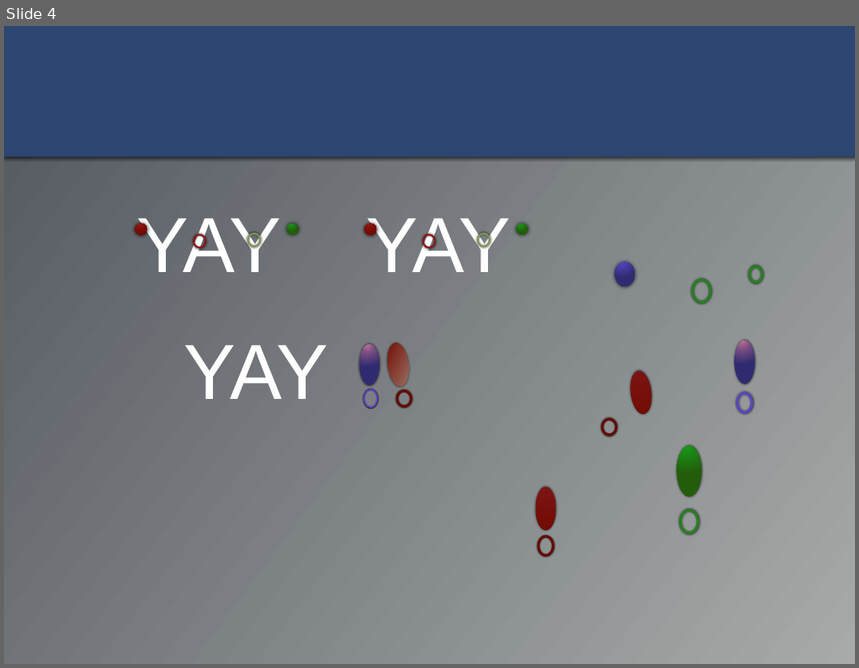
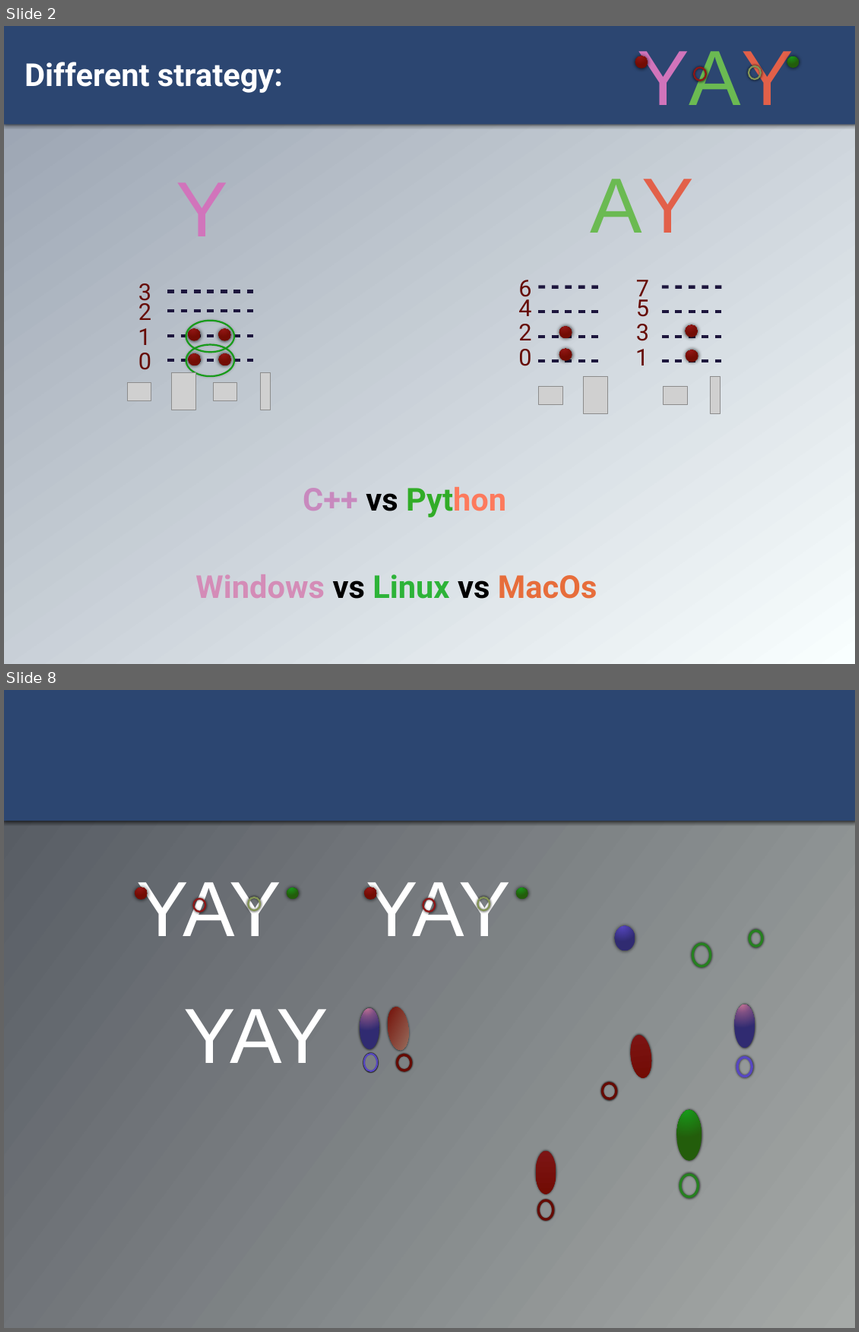
Before and after one commit to yuanzhuo/Talent2018, a slide deck: pre/pre_SM.pptx. Shown one above the other, each under a label of ours: slide 4 before the commit, slides 2 and 8 after it; the slides between them are not shown. The pictures are 859x668 and 859x1332 pixels, drawn with LibreOffice and Linux fonts; fonts in the diff are those of the drawing; grey boxes stand for pictures; background and template pictures are left out. Boxes give left, top, right and bottom in pixels: in the first picture for what was removed or moved away, otherwise in the second. Text is boxed around its words. In the diff, an @@ line names an element or a change of style, - is before the commit and + after.

```diff
--- a/pre/pre_SM.pptx
+++ b/pre/pre_SM.pptx
@@ slide 2 added at (4, 26, 855, 664), background gradient #F9FFFF to #959EAD @@
@@ rectangle added at (4, 26, 855, 124), fill #2C4671 @@
@@ text added at (25, 62, 283, 93), 38 pt, text #FFFFFF, bold @@
+Different strategy:
@@ group added at (636, 51, 800, 105): 4 ellipses, 1 text @@
+YAY
@@ group added at (519, 179, 721, 414): 9 texts, 8 lines, 4 ellipses, 4 pictures @@
+AY
+0
+1
+2
+3
+4
+5
+6
+7
@@ group added at (127, 163, 270, 411): 6 ellipses, 5 texts, 4 lines, 4 pictures @@
+Y
+0
+1
+2
+3
@@ text added at (303, 487, 506, 518), 38 pt, text #C889BE, bold @@
+C++ vs Python
@@ text added at (196, 575, 597, 599), 38 pt, text #D48CB7, bold @@
+Windows vs Linux vs MacOs
@@ what was slide 4 is now slide 8 @@
```
Also in this commit, not shown: 3 slides changed, 3 other slides added, 7 other files.
